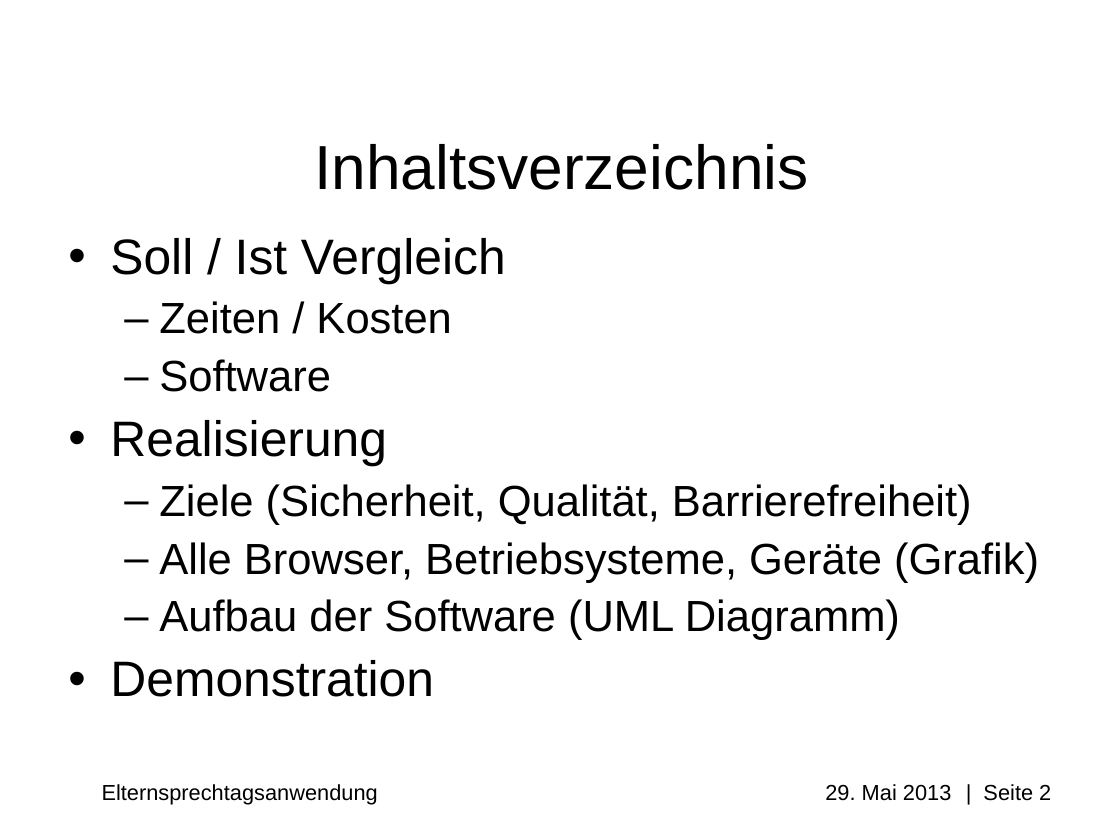
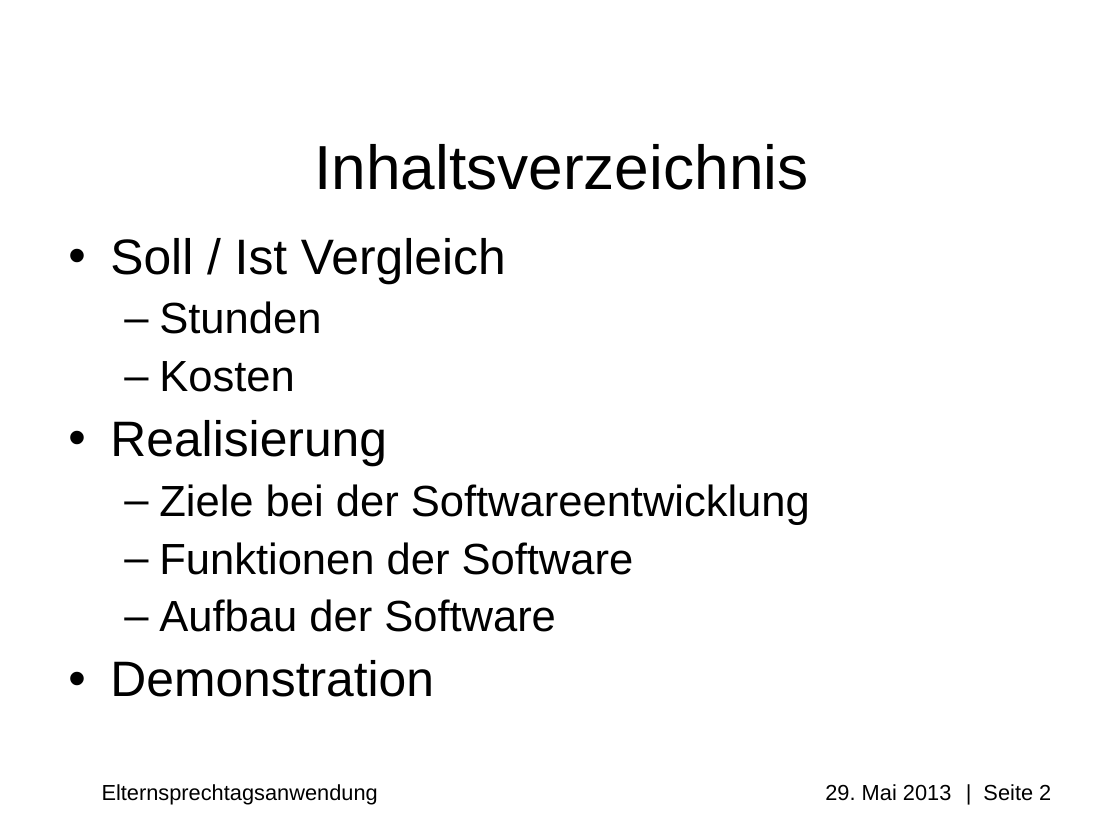
Before and after one commit to Professi/esta, a slide deck: slide 2 of docs/Praesentation/Elternsprechtagsanwendung(ESTA)_pre_alpha_0.0.0.1.ppt. Drawn at 1120x840 pixels with LibreOffice and Linux fonts; fonts in the diff are those of the drawing; background and template pictures are left out. Boxes give left, top, right and bottom in pixels: in the first picture for what was removed or moved away, otherwise in the second. Text is boxed around its words. In the diff, an @@ line names an element or a change of style, - is before the commit and + after.

```diff
--- a/docs/Praesentation/Elternsprechtagsanwendung(ESTA)_pre_alpha_0.0.0.1.ppt
+++ b/docs/Praesentation/Elternsprechtagsanwendung(ESTA)_pre_alpha_0.0.0.1.ppt
@@ text at bbox=[159, 301, 321, 392]: text changed @@
-  – Zeiten / Kosten
-  – Software
+  – Stunden
+  – Kosten
@@ text at bbox=[159, 484, 810, 632]: text changed @@
-  – Ziele (Sicherheit, Qualität, Barrierefreiheit)
-  – Alle Browser, Betriebsysteme, Geräte (Grafik)
-  – Aufbau der Software (UML Diagramm)
+  – Ziele bei der Softwareentwicklung
+  – Funktionen der Software
+  – Aufbau der Software
```
Also in this commit, not shown: 4 other slides changed, 2 slides removed, 2 other files.
